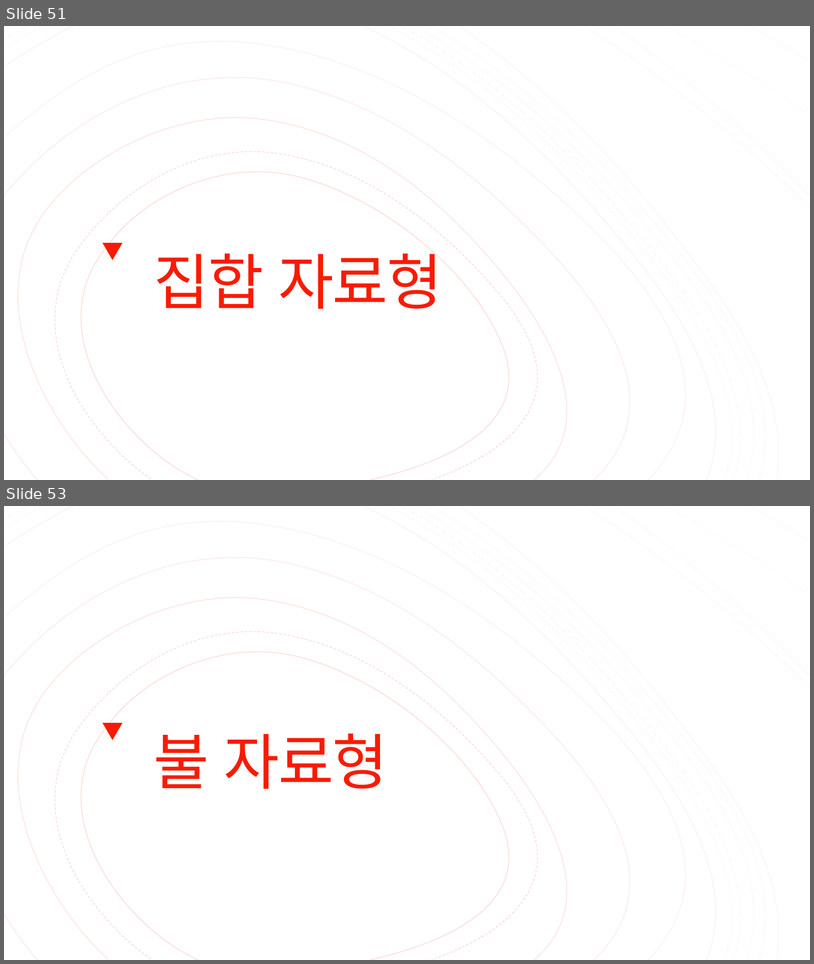
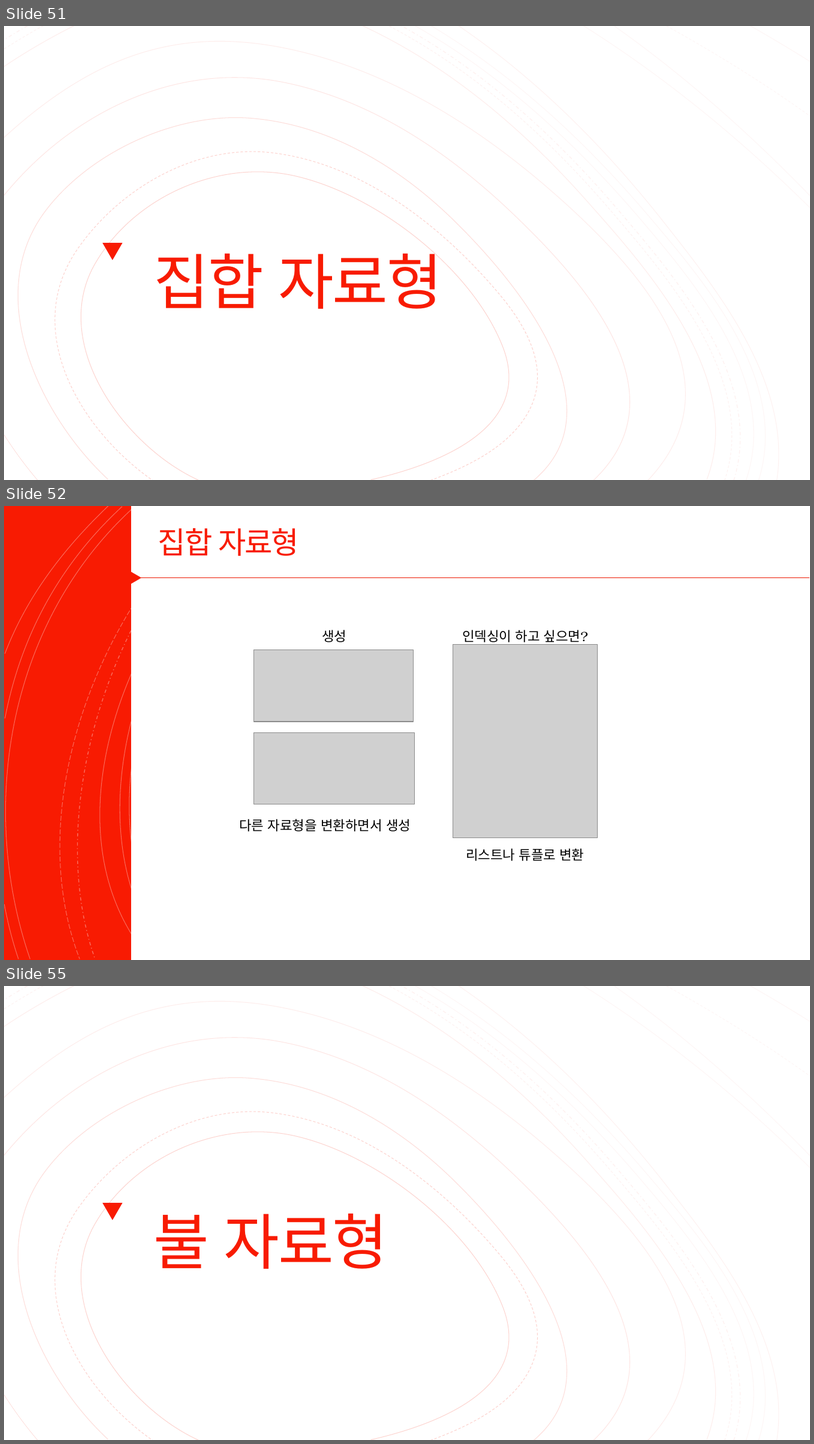
Before and after one commit to Valentine117/python_basic_class, a slide deck: 02장 자료형과 자료구조.pptx. Shown one above the other, each under a label of ours: slides 51 and 53 before the commit, slides 51, 52 and 55 after it; the slides between them are not shown. The pictures are 814x964 and 814x1444 pixels, drawn with LibreOffice and Linux fonts; fonts in the diff are those of the drawing; grey boxes stand for pictures. Boxes give left, top, right and bottom in pixels: in the first picture for what was removed or moved away, otherwise in the second. Text is boxed around its words. In the diff, an @@ line names an element or a change of style, - is before the commit and + after.

```diff
--- a/02장 자료형과 자료구조.pptx
+++ b/02장 자료형과 자료구조.pptx
@@ slide 52 added at (4,506,810,960), background #FFFFFF @@
@@ rectangle added at (4,506,810,960), fill #F81B02 @@
@@ group added at (4,506,809,960): 16 freeform shapes @@
@@ group added at (4,506,809,960): 16 freeform shapes @@
@@ rectangle added at (131,506,810,960), fill #FFFFFF @@
@@ title added at (158,528,299,556), 36 pt, text #F81B02 @@
+집합 자료형
@@ triangle added at (125,567,141,588), fill #F81B02 @@
@@ line added from (141, 577) to (810, 577), #ED1A02 0.75 pt @@
@@ text added at (322,630,347,642), 16 pt, text #000000 @@
+생성
@@ text added at (462,630,588,645), 16 pt, text #000000 @@
+인덱싱이 하고 싶으면?
@@ picture added at (254,649,414,721) @@
@@ picture added at (453,645,597,838) @@
@@ picture added at (254,732,415,804) @@
@@ text added at (239,819,411,831), 16 pt, text #000000 @@
+다른 자료형을 변환하면서 생성
@@ text added at (466,848,584,861), 16 pt, text #000000 @@
+리스트나 튜플로 변환
@@ what was slide 53 is now slide 55 @@
```
Also in this commit, not shown: 1 slide changed, 1 other slide added.
